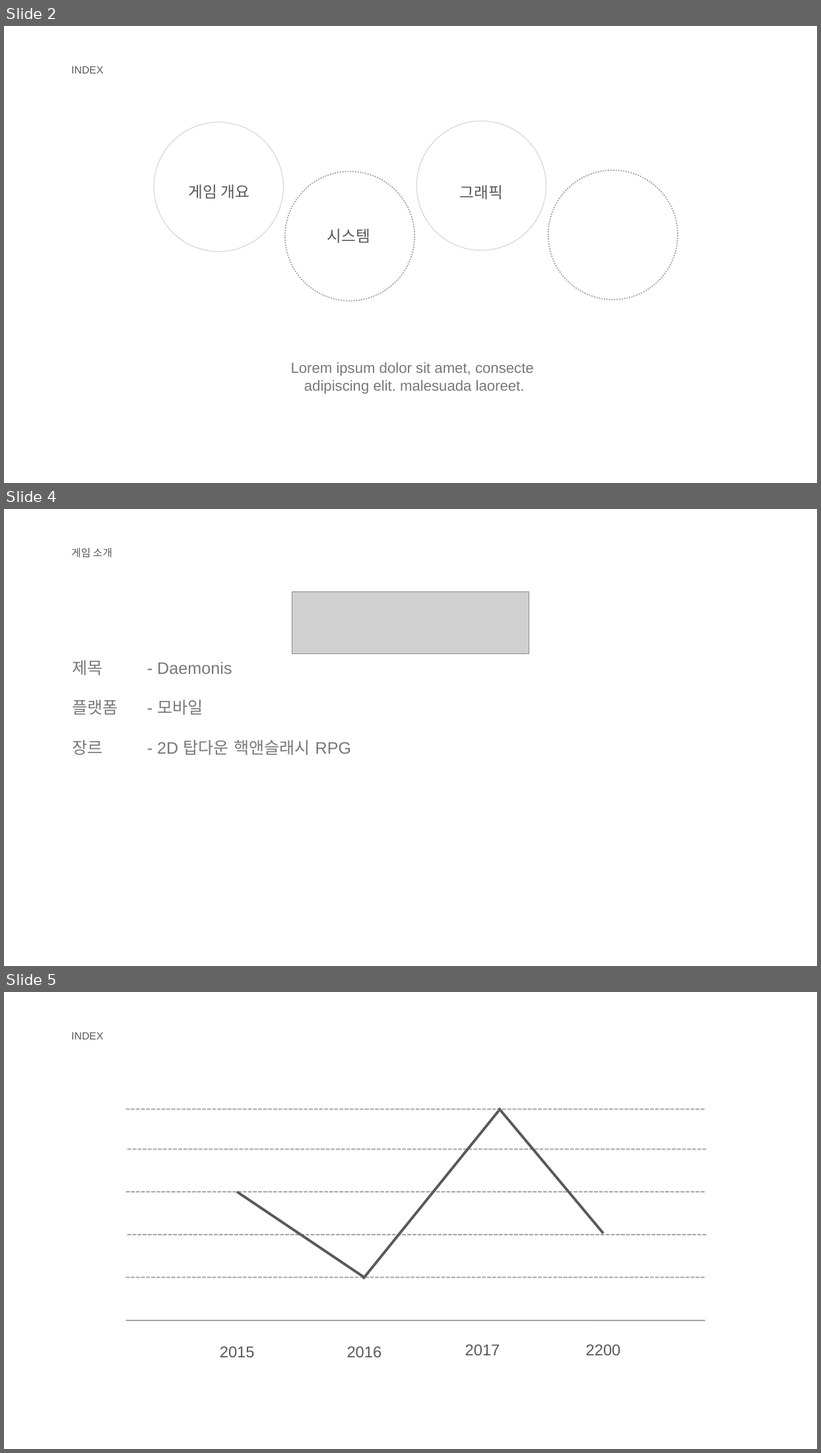
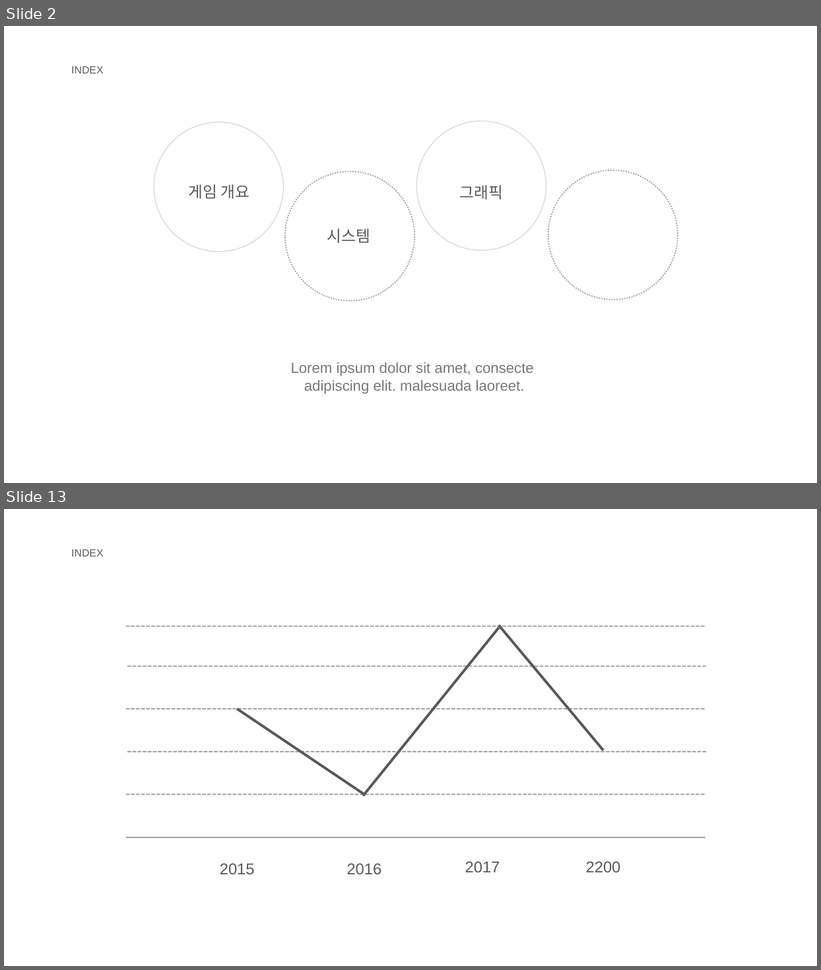
Before and after one commit to KJGoody/Daemonis, a slide deck: Deamonis(데모니스) 기획서/Daemonis PPT.pptx. Shown one above the other, each under a label of ours: slides 2, 4 and 5 before the commit, slides 2 and 13 after it; the slides between them are not shown. The pictures are 821x1453 and 821x970 pixels, drawn with LibreOffice and Linux fonts; fonts in the diff are those of the drawing; grey boxes stand for pictures; background and template pictures are left out. Boxes give left, top, right and bottom in pixels: in the first picture for what was removed or moved away, otherwise in the second. Text is boxed around its words. In the diff, an @@ line names an element or a change of style, - is before the commit and + after.

```diff
--- a/Deamonis(데모니스) 기획서/Daemonis PPT.pptx
+++ b/Deamonis(데모니스) 기획서/Daemonis PPT.pptx
@@ slide 4 removed at [4, 509, 817, 966], background picture (left out) @@
@@ text removed at [71, 548, 112, 557] @@
-게임 소개
@@ picture removed at [292, 592, 529, 654] @@
@@ text removed at [72, 660, 352, 755] @@
-제목 - Daemonis
-플랫폼 - 모바일
-장르 - 2D 탑다운 핵앤슬래시 RPG
@@ what was slide 5 is now slide 13 @@
```
Also in this commit, not shown: 1 slide changed, 9 slides added.
